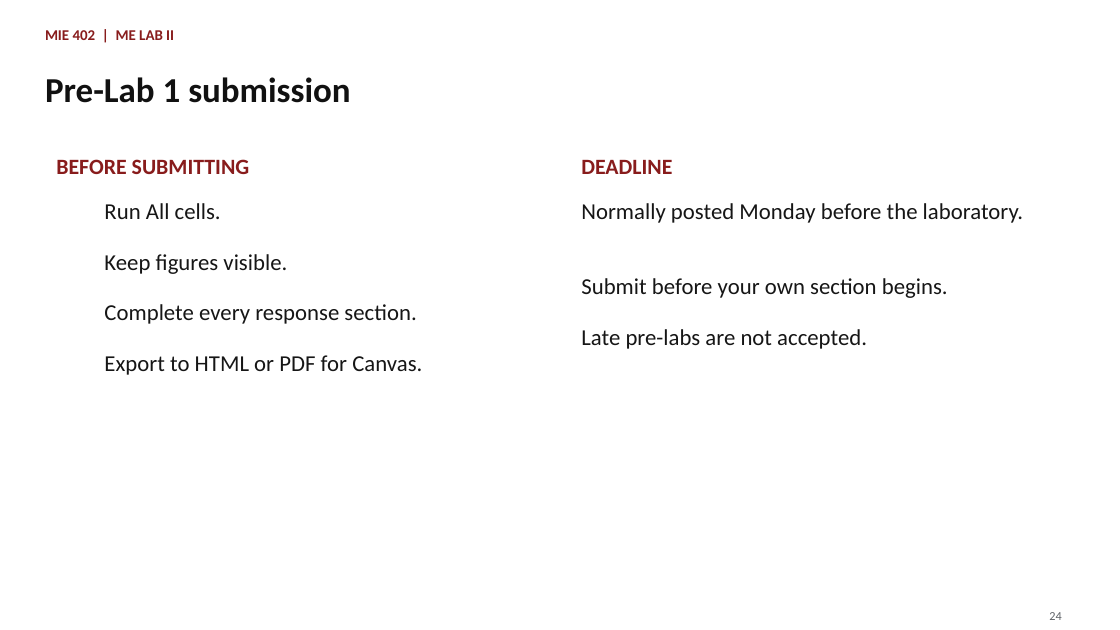
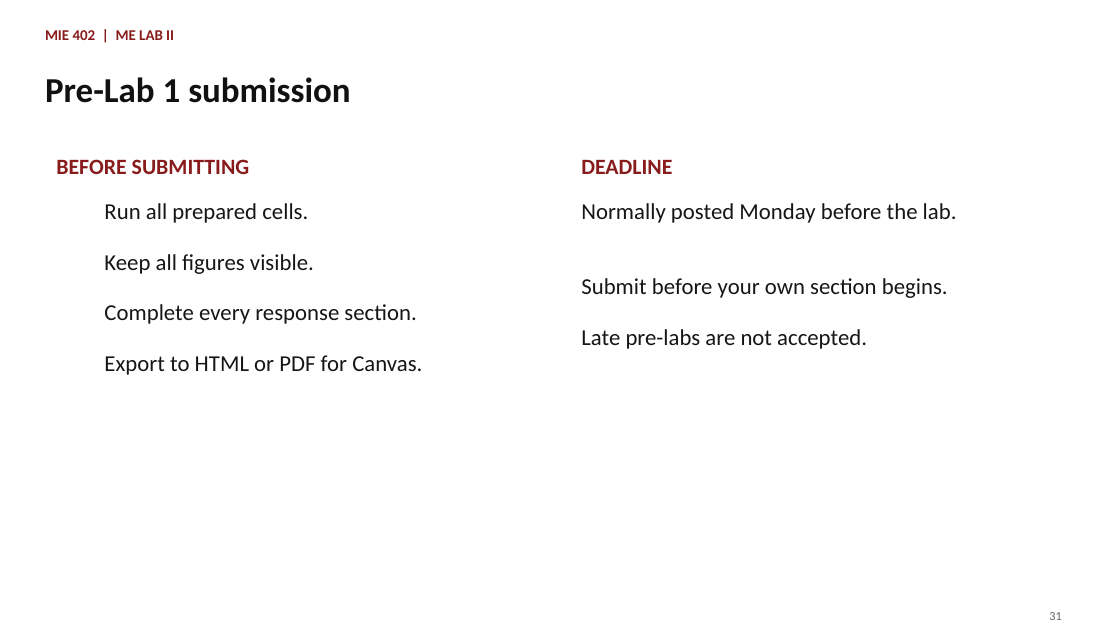
Before and after one commit to Ehsan-Roohi/MIE402-Lab, a slide deck: slide 31 of site/docs/MIE402_Lecture02_Sampling_Jupyter_PreLab1_Fall2026.pptx (slide 24 before the commit). Drawn at 1120x630 pixels with LibreOffice and Linux fonts; fonts in the diff are those of the drawing. Boxes give left, top, right and bottom in pixels: in the first picture for what was removed or moved away, otherwise in the second. Text is boxed around its words. In the diff, an @@ line names an element or a change of style, - is before the commit and + after.

```diff
--- a/site/docs/MIE402_Lecture02_Sampling_Jupyter_PreLab1_Fall2026.pptx
+++ b/site/docs/MIE402_Lecture02_Sampling_Jupyter_PreLab1_Fall2026.pptx
@@ text at (x1=104, y1=203, x2=308, y2=223): text changed @@
-Run All cells.
+Run all prepared cells.
@@ text at (x1=581, y1=203, x2=957, y2=223): text changed @@
-Normally posted Monday before the laboratory.
+Normally posted Monday before the lab.
@@ text at (x1=104, y1=254, x2=314, y2=274): text changed @@
-Keep figures visible.
+Keep all figures visible.
@@ text at (x1=1049, y1=612, x2=1061, y2=620): text changed @@
-24
+31
```
Also in this commit, not shown: 8 other slides changed, 14 slides added, 7 slides removed, 6 other files.
